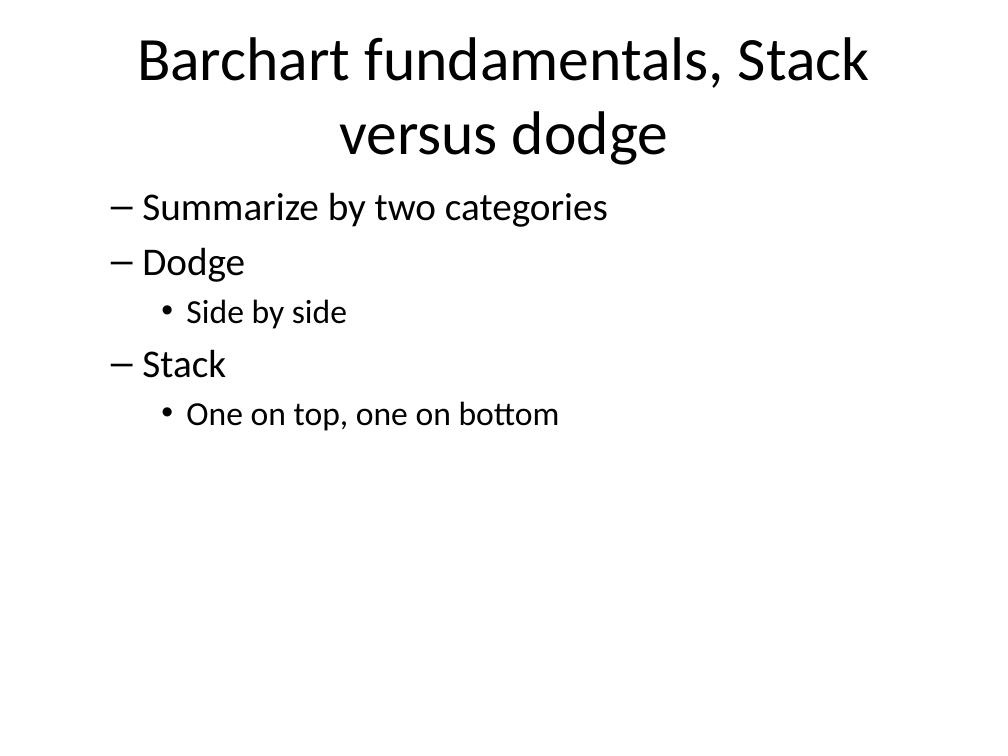
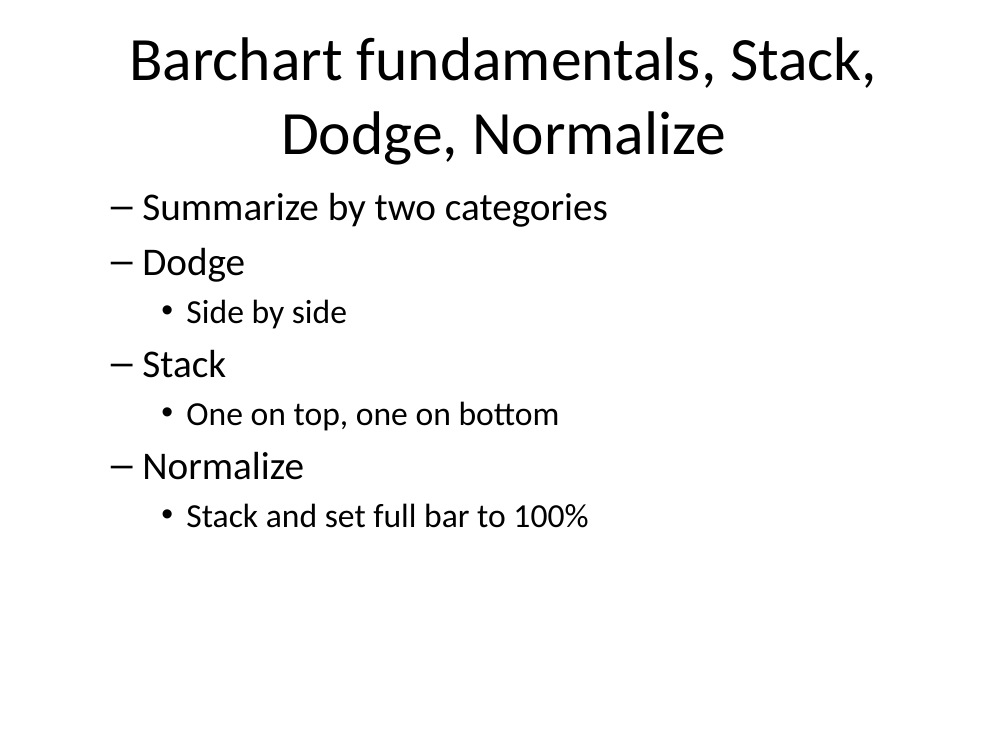
Before and after one commit to pmean/data-visualization, a slide deck: slide 31 of data-viz-02/component/fundamentals.pptx. Drawn at 1008x756 pixels with LibreOffice and Linux fonts; fonts in the diff are those of the drawing. Boxes give left, top, right and bottom in pixels: in the first picture for what was removed or moved away, otherwise in the second. Text is boxed around its words. In the diff, an @@ line names an element or a change of style, - is before the commit and + after.

Commit message:
Added normalize options to data-viz-02.

```diff
--- a/data-viz-02/component/fundamentals.pptx
+++ b/data-viz-02/component/fundamentals.pptx
@@ title at box(129, 37, 877, 165): text changed @@
-Barchart fundamentals, Stack versus dodge
+Barchart fundamentals, Stack, Dodge, Normalize
@@ text at box(142, 451, 588, 528): paragraphs added @@
+  – Normalize
+    • Stack and set full bar to 100%
```
Also in this commit, not shown: 5 slides added, 1 slide removed, 18 other files.
